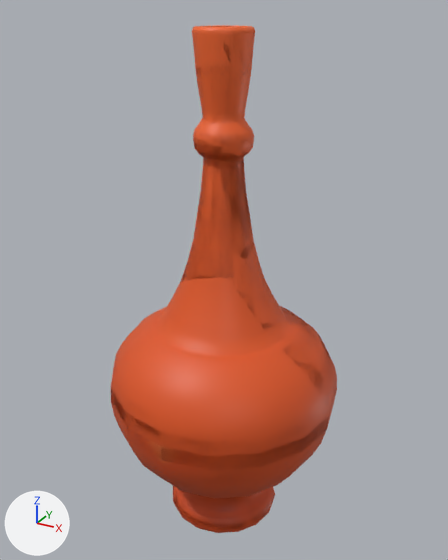
One commit to the Blender file Blender/Pot_01.blend: the scene before it, then after it.
Rendered twice from a 50 mm lens placed at (0.576, -1.044, 1.141), pointed at (-0.009, 0.018, 0.61). Lighting does not change. The marker at lower left points along +X, +Y and +Z.

Objects in the first picture: 'Plane', 'Plane_cell', 'Plane_cell.001', 'Plane_cell.002', 'Plane_cell.003', 'Plane_cell.004', 'Plane_cell.005', 'Plane_cell.006', 'Plane_cell.007'.
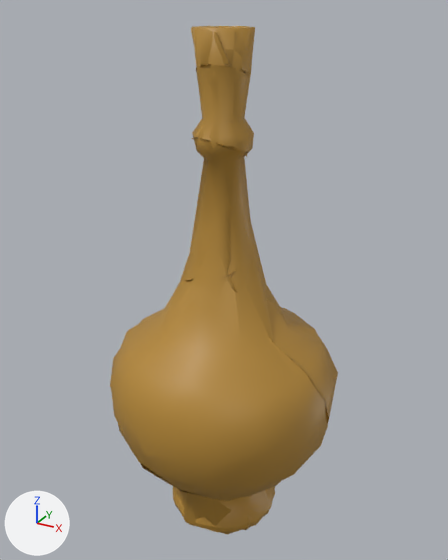
Location of each change, [x1, y1, x2, y2] in pixels of the pictures (448 x 560 px):
'Plane', surface changed, modifiers changed (orange to brown)
    before: [111, 25, 337, 533]
    after: [110, 26, 338, 534]
'Plane_cell.003', surface changed, modifiers changed
    before: [111, 281, 329, 498]
    after: [110, 280, 329, 501]
'Plane_cell.007', surface changed, modifiers changed
    before: [181, 137, 254, 282]
    after: [180, 138, 252, 282]
'Plane_cell.005', surface changed (orange to brown)
    both: [191, 65, 254, 151]
'Plane_cell.002', surface changed, modifiers changed
    before: [230, 247, 334, 410]
    after: [228, 260, 338, 421]
'Plane_cell.001', surface changed, modifiers changed (red to brown)
    before: [173, 486, 248, 530]
    after: [141, 464, 248, 532]
'Plane_cell', surface changed
    both: [217, 27, 255, 75]
'Plane_cell.004', surface changed, modifiers changed (red to brown)
    before: [243, 487, 275, 525]
    after: [244, 490, 275, 530]
'Plane_cell.006', surface changed (orange to brown)
    both: [191, 26, 234, 69]
part 2 of me_plane_cell_008, surface changed
    before: [220, 27, 255, 72]
    after: [217, 27, 254, 75]
part 6 of me_plane_cell_004, surface changed (orange to brown)
    before: [193, 65, 254, 151]
    after: [191, 65, 254, 151]
part 7 of me_plane_cell_005, surface changed
    before: [192, 26, 234, 34]
    after: [191, 26, 229, 69]

Diff of the bpy script that builds the scene:
```diff
--- a/Blender/Pot_01.blend.py
+++ b/Blender/Pot_01.blend.py
@@ mat_gradientpalette @@
 mat_gradientpalette = principled_material('GradientPalette')
-mat_gradientpalette.texture = img_gradient_palette_png
+mat_gradientpalette.texture = img_atlas_v2_png
@@ me_plane @@
 me_plane.from_pydata(...)  # 1042 vertices, 1056 faces; spans x -0.252..0.252, y -0.252..0.252, z 0.008..1.111
+# me_plane part 1: texture (UV) coordinates of 1056 of 1056 faces, centred in x -0.242..0.242, y -0.242..0.242, z 0.008..1.11, changed; they spanned u 0.22..0.25, v 0.84..1.0 and now span u 0.28..0.36, v 0.71..0.8
 me_plane.materials.append(mat_gradientpalette)
@@ me_plane_cell_008 @@
 me_plane_cell_008.from_pydata(...)  # 109 vertices, 68 faces; spans x -0.0317..0.022, y -0.0597..0.0491, z -0.0526..0.0309
+# me_plane_cell_008 part 2: texture (UV) coordinates of 68 of 68 faces, centred in x -0.0233..0.0197, y -0.0568..0.0472, z -0.0472..0.0304, changed; they spanned u 0.23..0.24, v 0.99..1.0 and now span u 0.29..0.34, v 0.72..0.79
 me_plane_cell_008.materials.append(mat_gradientpalette)
@@ me_plane_cell_009 @@
 me_plane_cell_009.from_pydata(...)  # 225 vertices, 140 faces; spans x -0.187..0.212, y -0.15..0.177, z -0.138..0.305
+# me_plane_cell_009 part 3: texture (UV) coordinates of 140 of 140 faces, centred in x -0.177..0.193, y -0.148..0.167, z -0.138..0.297, changed; they spanned u 0.22..0.24, v 0.83..0.9 and now span u 0.28..0.35, v 0.7..0.76
 me_plane_cell_009.materials.append(mat_gradientpalette)
@@ me_plane_cell_002 @@
 me_plane_cell_002.from_pydata(...)  # 229 vertices, 150 faces; spans x -0.251..0.238, y -0.16..0.197, z -0.259..0.216
+# me_plane_cell_002 part 4: texture (UV) coordinates of 150 of 150 faces, centred in x -0.245..0.236, y -0.149..0.191, z -0.25..0.196, changed; they spanned u 0.22..0.24, v 0.86..0.93 and now span u 0.26..0.34, v 0.7..0.79
 me_plane_cell_002.materials.append(mat_gradientpalette)
@@ me_plane_cell_003 @@
 me_plane_cell_003.from_pydata(...)  # 302 vertices, 224 faces; spans x -0.219..0.196, y -0.125..0.193, z -0.097..0.34
+# me_plane_cell_003 part 5: texture (UV) coordinates of 224 of 224 faces, centred in x -0.203..0.194, y -0.113..0.183, z -0.097..0.332, changed; they spanned u 0.23..0.25, v 0.83..0.9 and now span u 0.28..0.35, v 0.72..0.79
 me_plane_cell_003.materials.append(mat_gradientpalette)
@@ me_plane_cell_004 @@
 me_plane_cell_004.from_pydata(...)  # 283 vertices, 215 faces; spans x -0.061..0.055, y -0.057..0.06, z -0.087..0.076
+# me_plane_cell_004 part 6: texture (UV) coordinates of 215 of 215 faces, centred in x -0.06..0.053, y -0.054..0.057, z -0.082..0.067, changed; they spanned u 0.23..0.24, v 0.97..0.99 and now span u 0.28..0.35, v 0.7..0.8
 me_plane_cell_004.materials.append(mat_gradientpalette)
@@ me_plane_cell_005 @@
 me_plane_cell_005.from_pydata(...)  # 183 vertices, 121 faces; spans x -0.0403..0.0511, y -0.0606..0.0525, z -0.0519..0.0432
+# me_plane_cell_005 part 7: texture (UV) coordinates of 121 of 121 faces, centred in x -0.0381..0.0486, y -0.0588..0.052, z -0.0437..0.0421, changed; they spanned u 0.23..0.24, v 0.98..1.0 and now span u 0.28..0.36, v 0.72..0.79
 me_plane_cell_005.materials.append(mat_gradientpalette)
@@ me_plane_cell_006 @@
 me_plane_cell_006.from_pydata(...)  # 197 vertices, 142 faces; spans x -0.098..0.073, y -0.073..0.075, z -0.224..0.123
+# me_plane_cell_006 part 8: texture (UV) coordinates of 142 of 142 faces, centred in x -0.087..0.07, y -0.07..0.075, z -0.202..0.118, changed; they spanned u 0.23..0.24, v 0.92..0.97 and now span u 0.3..0.35, v 0.76..0.8
 me_plane_cell_006.materials.append(mat_gradientpalette)
@@ ob_plane @@
 ob_plane.location = (0.0, 0.0, 0.0)
+_m = ob_plane.modifiers.new('Decimate', 'DECIMATE')
+_m.ratio = 0.203
@@ ob_plane_cell @@
 ob_plane_cell.location = (0.035, 0.007, 1.08)
+_m = ob_plane_cell.modifiers.new('Decimate', 'DECIMATE')
+_m.ratio = 0.223
+_m = ob_plane_cell.modifiers.new('Triangulate', 'TRIANGULATE')
@@ ob_plane_cell_001 @@
 ob_plane_cell_001.location = (-0.065, -0.058, 0.147)
+_m = ob_plane_cell_001.modifiers.new('Decimate', 'DECIMATE')
+_m.ratio = 0.18
@@ ob_plane_cell_002 @@
 ob_plane_cell_002.location = (0.049, 0.09, 0.491)
+_m = ob_plane_cell_002.modifiers.new('Decimate', 'DECIMATE')
+_m.ratio = 0.216
@@ ob_plane_cell_003 @@
 ob_plane_cell_003.location = (0.013, -0.093, 0.437)
+_m = ob_plane_cell_003.modifiers.new('Decimate', 'DECIMATE')
+_m.ratio = 0.243
@@ ob_plane_cell_004 @@
 ob_plane_cell_004.location = (-0.004, 0.055, 0.105)
+_m = ob_plane_cell_004.modifiers.new('Decimate', 'DECIMATE')
+_m.ratio = 0.213
@@ ob_plane_cell_005 @@
 ob_plane_cell_005.location = (0.003, -0.002, 0.973)
+_m = ob_plane_cell_005.modifiers.new('Decimate', 'DECIMATE')
+_m.ratio = 0.236
@@ ob_plane_cell_006 @@
 ob_plane_cell_006.location = (-0.016, 0.004, 1.068)
+_m = ob_plane_cell_006.modifiers.new('Decimate', 'DECIMATE')
+_m.ratio = 0.21
@@ ob_plane_cell_007 @@
 ob_plane_cell_007.location = (-0.008, -0.004, 0.796)
+_m = ob_plane_cell_007.modifiers.new('Decimate', 'DECIMATE')
+_m.ratio = 0.252
```
